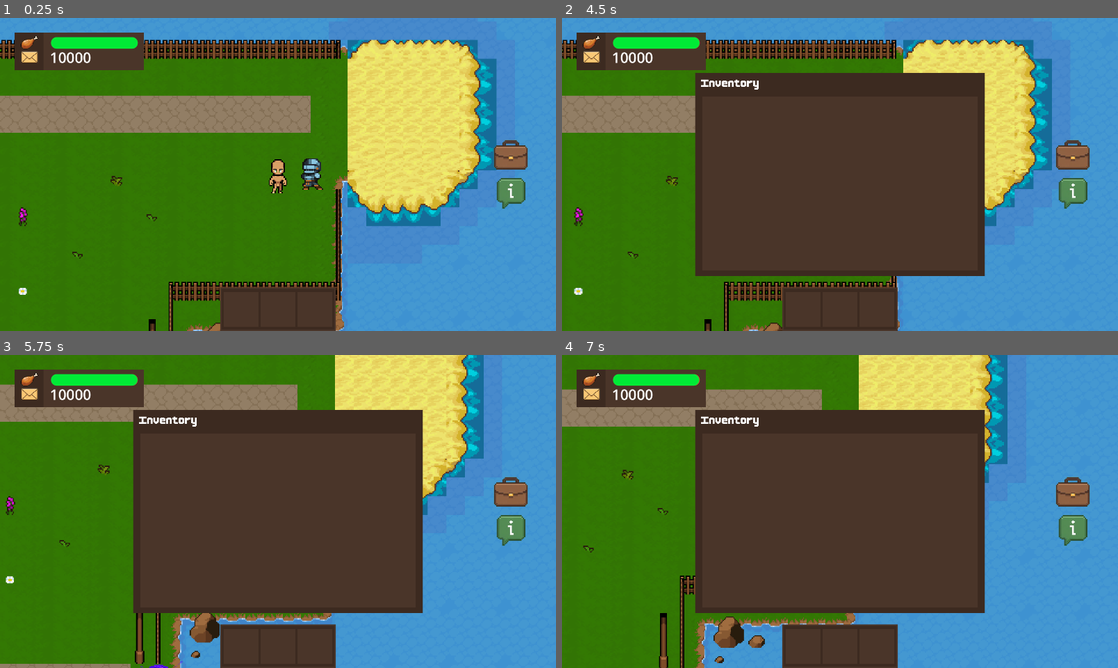
Above: before the commit, frames 1-4 (two rows, left to right).
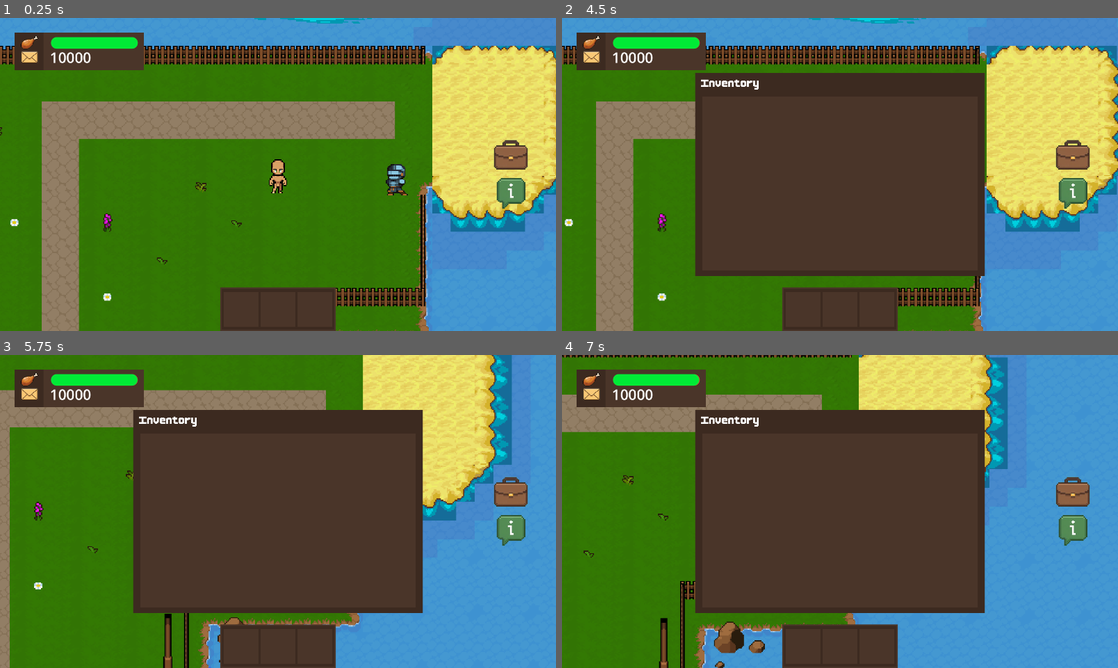
Above: after the commit, the same moments.

Repository: hoaxnt/envelhope-beta
Game: Godot game, scene res://Scenes/chapters/chapter_1.tscn
Same seed, same stepped clock (60 frames per second), same inputs: the game is played once before the commit and once after it. This scene is started directly instead of the project's main scene.
Inputs (mouse positions are in pixels of both pictures, inside the frame that each line leads up to):
- Up to frame 1 (0.25 s): no input
- Up to frame 2 (4.5 s): click (801, 309) at 0.5 s; click (840, 309) at 1.25 s; click (878, 309) at 2 s; click (1073, 155) at 2.75 s; click (1073, 193) at 3.5 s; tap Enter at 4.25 s; hold Right (ui_right) from 4.28 s (still down); hold E (interact) from 4.28 s (still down)
- Up to frame 3 (5.75 s): release Right (ui_right) at 5.03 s; release E (interact) at 5.03 s; hold Down (ui_down) from 5.03 s (still down); tap Q (show_objective) at 5.1 s
- Up to frame 4 (7 s): release Down (ui_down) at 5.78 s; hold Right (ui_right) 5.78-6.53 s; hold Shift 5.78-6.53 s; hold Up (ui_up) from 6.53 s (still down); tap E (interact) at 6.6 s

The runs differ from the first frame. In frame 1, 37% of the frame differs, in the area x 0-100%, y 0-100%; in frame 2, 24%; in frame 3, 12%; in frame 4, 4.4%.

Commit message:
feat: added inventory

Diff:
--- a/Scenes/chapters/chapter_1.tscn
+++ b/Scenes/chapters/chapter_1.tscn
@@ -201,7 +201,7 @@
 
 [node name="Player" parent="." instance=ExtResource("4_itjef")]
 z_index = 2
-position = Vector2(1145, 100)
+position = Vector2(1072, 95)
 
 [node name="Camera2D" type="Camera2D" parent="Player"]
 zoom = Vector2(4, 4)
--- a/Scripts/autoloads/inventory_manager.gd
+++ b/Scripts/autoloads/inventory_manager.gd
@@ -24,7 +24,6 @@
 	print("Inventory is full. Cannot add %s." % item_name)
 	return false
 
-# Function to remove an item (e.g., when crafting or using)
 func remove_item(item_name: String, quantity: int = 1) -> bool:
 	if !inventory.has(item_name):
 		print("Cannot remove %s. Not found in inventory." % item_name)
@@ -37,7 +36,7 @@
 			inventory.erase(item_name)
 
 		print("Removed %s %s." % [quantity, item_name])
-		inventory_changed.emit() # Notify listeners
+		inventory_changed.emit()
 		return true
 	else:
 		print("Not enough %s to remove." % item_name)
--- a/Scripts/characters/player.gd
+++ b/Scripts/characters/player.gd
@@ -104,14 +104,11 @@
 							anim.play("idle_side")
 							anim.flip_h = false
 
-# --- Interaction Zone Signal Handlers ---
-
 func _on_interaction_zone_body_entered(body: Node2D) -> void:
 	if body.is_in_group("npcs"):
 			current_npc = body
 			head_text.show()
 
-			# Display the NPC's name above its head (if it has the node)
 			var npc_label = body.get_node_or_null("HeadText")
 			if is_instance_valid(npc_label):
 					npc_label.show()
@@ -120,7 +117,7 @@
 func _on_interaction_zone_body_exited(body: Node2D) -> void:
 	if body == current_npc:
 		current_npc = null
-		head_text.hide() # Hide player's prompt
+		head_text.hide()
 
 		var npc_label = body.get_node_or_null("HeadText")
 		if is_instance_valid(npc_label):
--- a/Scripts/utils/inventory.gd
+++ b/Scripts/utils/inventory.gd
@@ -7,45 +7,28 @@
 		"Log": preload("res://assets/island/objects/log.png"),
 }
 func _ready():
-		# Connect to the global InventoryManager's signal
 		if InventoryManager:
 				InventoryManager.inventory_changed.connect(_update_item_list)
 				item_list.item_selected.connect(_on_item_list_selected)
-
-		# Initial load of the inventory when the scene starts
 		_update_item_list()
 
-## --- Core Update Function ---
-
 func _update_item_list():
-		# 1. Clear the existing list items
 		item_list.clear()
-
-		# 2. Iterate through the inventory dictionary (Name: Quantity)
 		for item_name in InventoryManager.inventory:
 				var quantity = InventoryManager.inventory[item_name]
 				var display_text = item_name
 
-				# If stackable, show quantity
 				if quantity > 1:
 						display_text = "%s (x%d)" % [item_name, quantity]
 
-				# 3. Add the item to the ItemList node
 				var icon = ITEM_ICONS.get(item_name)
 
-				# item_list.add_item(text, icon, selectable)
 				item_list.add_item(display_text, icon, true)
-
-				# Optional: Store the raw item_name in metadata for later use
 				var index = item_list.get_item_count() - 1
 				item_list.set_item_metadata(index, item_name)
 
 
-## --- Selection/Equipping Logic ---
-
 func _on_item_list_selected(index: int):
-		# Get the raw item name you stored in the metadata
 		var item_name = item_list.get_item_metadata(index)
 
-		# Tell the InventoryManager to select this item (which then tells the Player to equip it)
 		InventoryManager.select_item(item_name)
--- a/Scripts/utils/pause_menu.gd
+++ b/Scripts/utils/pause_menu.gd
@@ -2,6 +2,7 @@
 
 @onready var canvas_layer : CanvasLayer
 @onready var tutorial = Hud.get_node("Tutorial")
+
 var pause_menu_scene = preload("res://scenes/utils/pause_menu.tscn")
 var pause_menu_instance = null
 
@@ -16,6 +17,7 @@
 	get_tree().paused = false
 	get_tree().call_deferred("change_scene_to_file", "res://scenes/utils/main_menu.tscn")
 	get_tree().current_scene.call_deferred("queue_free")
+	Hud.hide()
 	canvas_layer.hide()
 
 func _pause_game() -> void:
